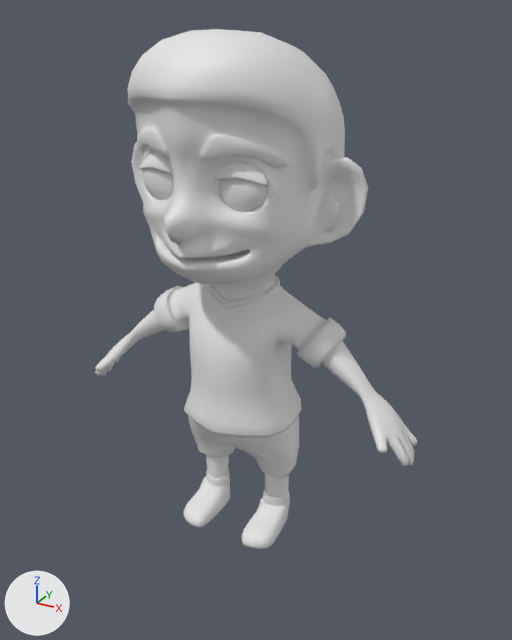
Renders of the FBX model Kinderki/res/models/main_character.fbx from each side of a commit.
One viewpoint serves both versions: a camera (50 mm lens) standing at (0.879, -1.507, 1.403) and looking at (0.077, -0.049, 0.674). Arrows for +X, +Y and +Z are at lower left; the lights stay in place. Materials are left out; every surface is plain grey. Where no turn or scale is listed for an object, it has been applied to the vertices.
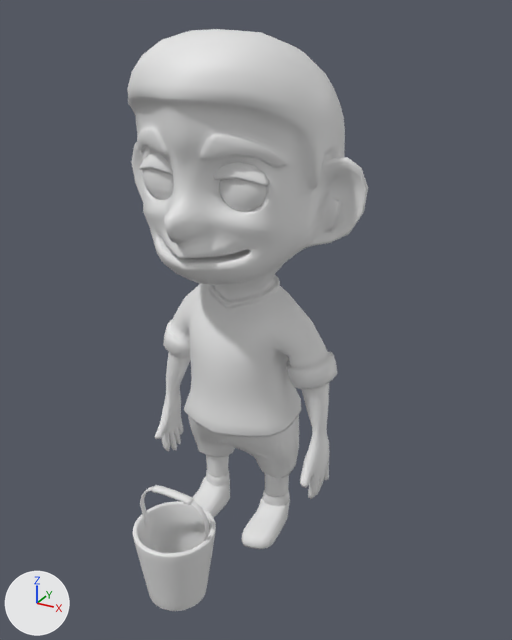
What the commit changed:
me_plane_009 is used by ob_plane_003; location (0.0, 0.0, 0.0).
me_plane_009 had 4152 vertices, 4118 faces and spanned x -0.504..0.504, y -0.307..0.263, z 0.001..1.361.
me_plane_009 now has 4152 vertices, 4118 faces and spans x -0.332..0.332, y -0.307..0.263, z 0.001..1.361.
me_plane_009 part 1: 487 of 4152 vertices moved; they spanned x 0.124..0.504, y -0.087..0.083, z 0.343..0.706 and now span x 0.124..0.266, y -0.087..0.083, z 0.149..0.658; mean shift (-0.13, 0.0, -0.139); largest move (0.503, -0.002, 0.346) -> (0.237, -0.002, 0.149).
me_plane_009 part 2: 487 of 4152 vertices moved; they spanned x -0.504..-0.124, y -0.087..0.083, z 0.343..0.706 and now span x -0.266..-0.124, y -0.087..0.083, z 0.149..0.658; mean shift (0.13, 0.0, -0.139); largest move (-0.503, -0.002, 0.346) -> (-0.237, -0.002, 0.149).
Mesh me_cylinder001_001 is new.
It has 2224 vertices, 2244 faces and spans x -0.106..0.106, y -0.106..0.106, z -0.015..0.305.
Object 'bucket.002' (ob_bucket_002) is new; it shows me_cylinder001_001.
Its location is (0.0, -0.34, 0.0).

Changed parts and their boxes [x1, y1, x2, y2] in the pictures (512 x 640 px; the box of a moved part takes in the faces that stretch with it):
'Plane.003', reshaped (25% narrower)
    before: [95, 29, 417, 549]
    after: [128, 29, 368, 549]
'bucket.002', added
    after: [133, 485, 216, 611]
part 1 of me_plane_009, moved or reshaped
    before: [268, 293, 417, 466]
    after: [268, 293, 337, 499]
part 2 of me_plane_009, moved or reshaped
    before: [95, 282, 202, 376]
    after: [155, 284, 202, 451]
